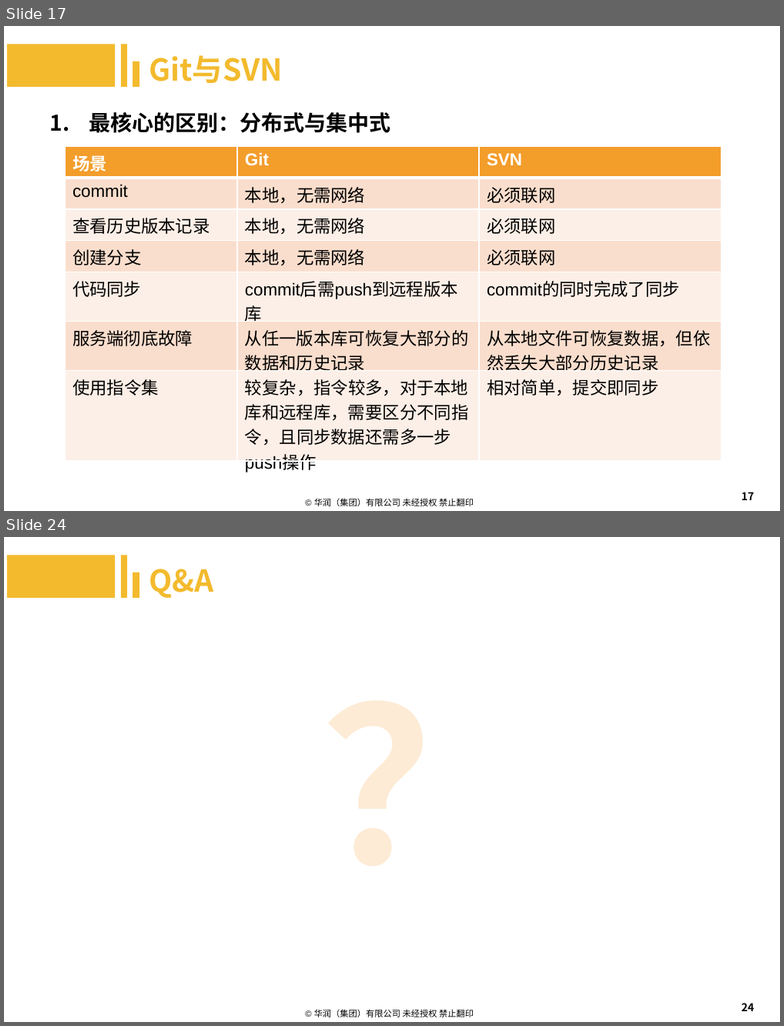
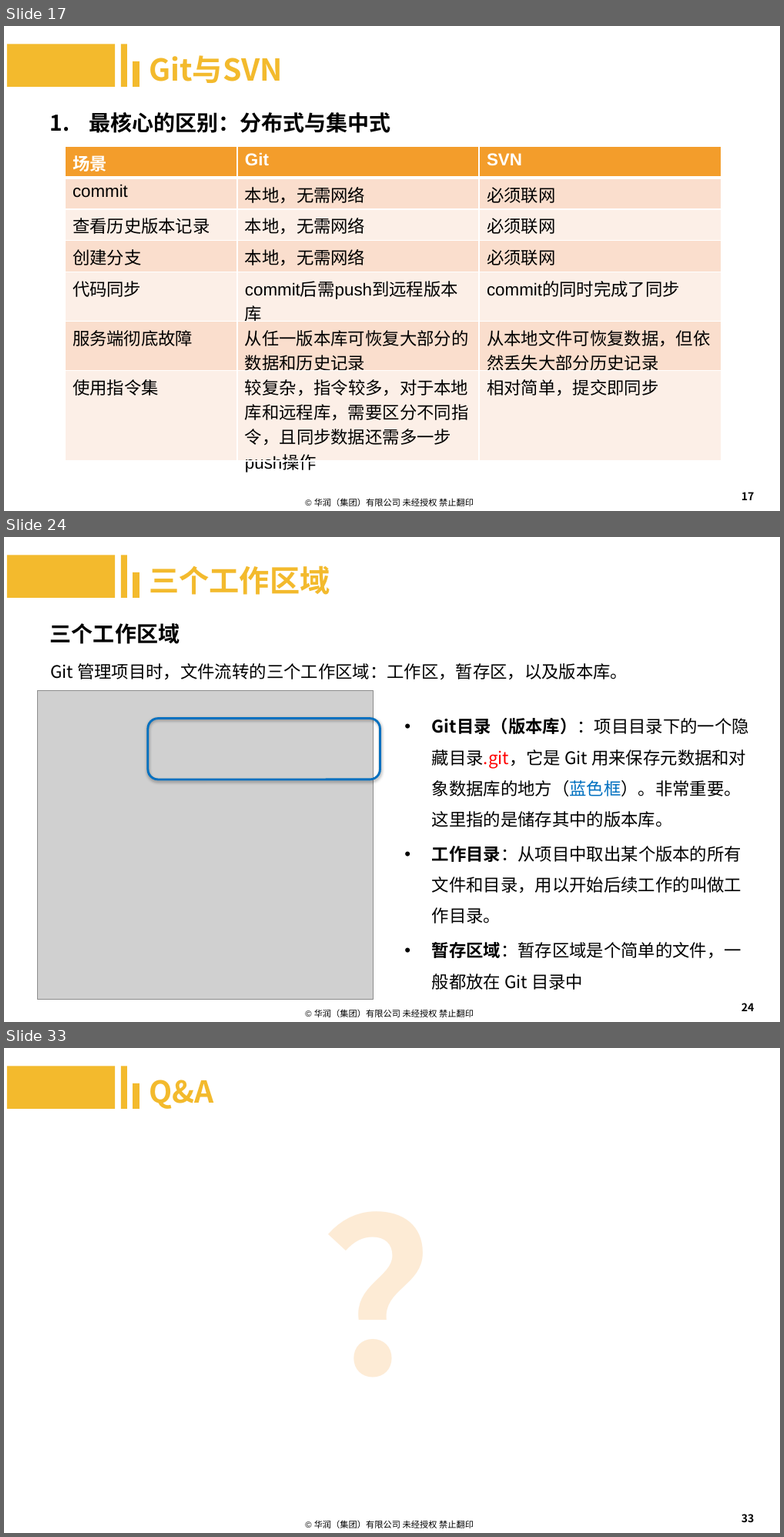
Before and after one commit to machenzhao/git-present, a slide deck: Git.pptx. Shown one above the other, each under a label of ours: slides 17 and 24 before the commit, slides 17, 24 and 33 after it; the slides between them are not shown. The pictures are 784x1026 and 784x1537 pixels, drawn with LibreOffice and Linux fonts; fonts in the diff are those of the drawing; grey boxes stand for pictures; background and template pictures are left out. Boxes give left, top, right and bottom in pixels: in the first picture for what was removed or moved away, otherwise in the second. Text is boxed around its words. In the diff, an @@ line names an element or a change of style, - is before the commit and + after.

Commit message:
更新Git基础，三个工作区域

```diff
--- a/Git.pptx
+++ b/Git.pptx
@@ slide 24 added at (4,537,780,1022), background #FFFFFF; not listed: 1 template element that a slide beside it also shows @@
@@ rectangle added at (7,555,115,598), fill #F3BA2D @@
@@ rectangle added at (121,555,127,598), fill #F3BA2D @@
@@ rectangle added at (133,572,140,599), fill #F3BA2D @@
@@ text added at (149,565,330,595), 28 pt, text #F3BA2D, bold @@
+三个工作区域
@@ text added at (50,623,180,644), 20 pt, text #000000, bold @@
+三个工作区域
@@ text added at (50,663,628,680), 16 pt, text #000000 @@
+Git 管理项目时，文件流转的三个工作区域：工作区，暂存区，以及版本库。
@@ picture added at (37,691,373,1000) @@
@@ rounded rectangle added at (147,719,380,780), outline #0070C0 2 pt @@
@@ text added at (432,718,749,990), 16 pt, text #000000 @@
+• Git目录（版本库）：项目目录下的一个隐藏目录.git，它是 Git 用来保存元数据和对象数据库的地方（蓝色框）。非常重要。这里指的是储存其中的版本库。
+• 工作目录：从项目中取出某个版本的所有文件和目录，用以开始后续工作的叫做工作目录。
+• 暂存区域：暂存区域是个简单的文件，一般都放在 Git 目录中
@@ page number added at (742,1003,754,1011), 10 pt, text #000000 @@
+24
@@ what was slide 24 is now slide 33 @@
@@ page number at (742,1514,754,1522): text changed @@
-24
+33
```
Also in this commit, not shown: 11 slides changed, 11 other slides added, 3 slides removed, 1 other file.
